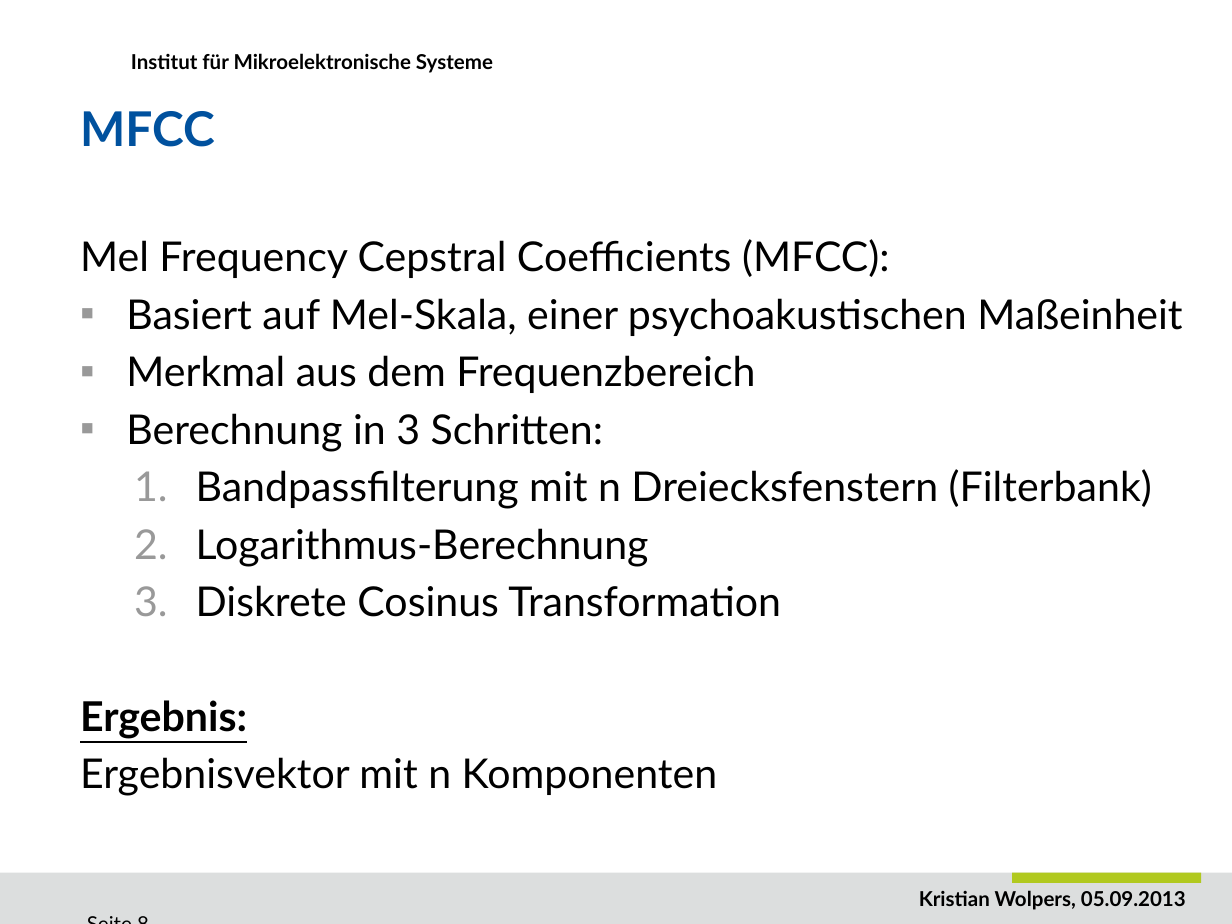
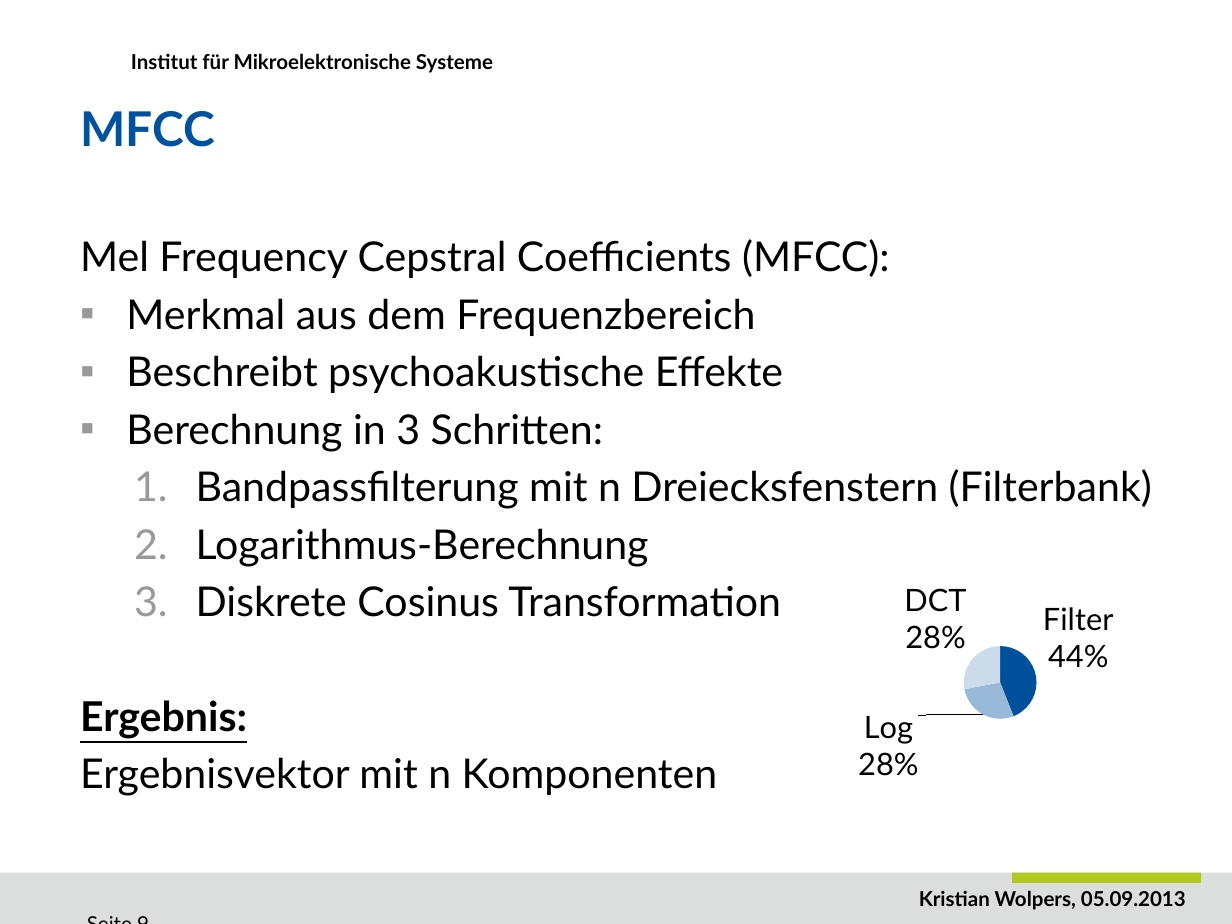
Before and after one commit to DuncanSin/Masterarbeit, a slide deck: slide 9 of Speech/Praesentation1.pptx (slide 8 before the commit). Drawn at 1232x924 pixels with LibreOffice and Linux fonts; fonts in the diff are those of the drawing; background and template pictures are left out. Boxes give left, top, right and bottom in pixels: in the first picture for what was removed or moved away, otherwise in the second. Text is boxed around its words. In the diff, an @@ line names an element or a change of style, - is before the commit and + after.

```diff
--- a/Speech/Praesentation1.pptx
+++ b/Speech/Praesentation1.pptx
@@ text at (126, 298, 1182, 336): paragraph removed @@
-▪ Basiert auf Mel-Skala, einer psychoakustischen Maßeinheit
@@ text at (126, 355, 783, 393): paragraph added @@
+▪ Beschreibt psychoakustische Effekte
@@ pie chart added at (791, 530, 1199, 782) @@
+categories: Filter, Log, DCT
+Series 1: 44, 28, 28
```
Also in this commit, not shown: 12 other slides changed, 3 slides added, 1 slide removed, 2 other files.
